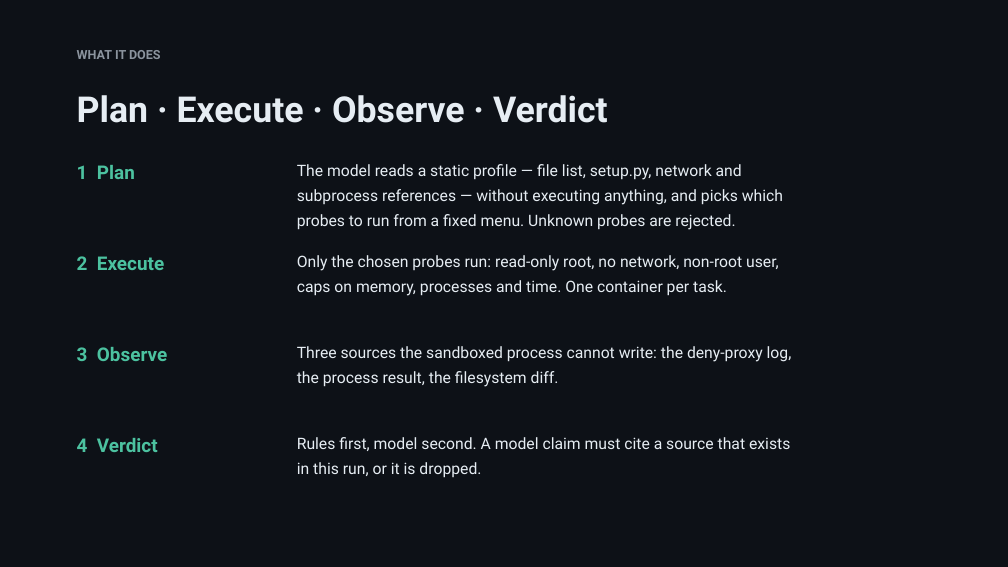
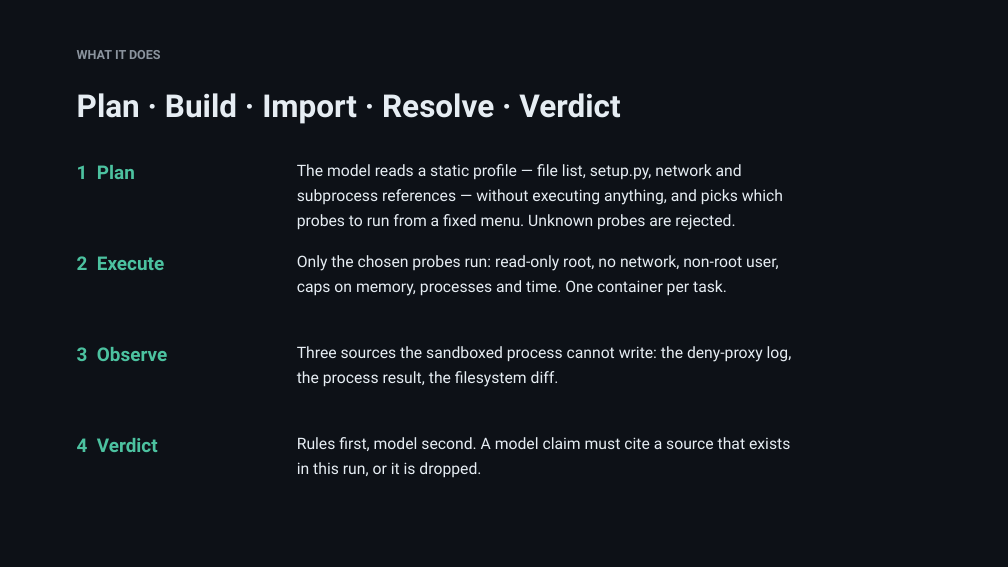
Before and after one commit to derKosi/agent-rush, a slide deck: slide 3 of docs/slides/agent-rush.pptx. Drawn at 1008x567 pixels with LibreOffice and Linux fonts; fonts in the diff are those of the drawing. Boxes give left, top, right and bottom in pixels: in the first picture for what was removed or moved away, otherwise in the second. Text is boxed around its words. In the diff, an @@ line names an element or a change of style, - is before the commit and + after.

Commit message:
docs: a real diagram, a second screenshot, and an honest testing section
The ASCII diagram predated the import and resolve phases; docs/architecture.svg replaces
it and shows all five steps, the three evidence sources and the one container that gets
network.

Second screenshot shows the finding list with sources, including the injection finding.

The Testing section states what 82 tests cover and, more usefully, what they do not: the
container phases are verified by running them (every README result is such a run), the npm
require pass is manual, and nothing has been tested under load. A suite that needs Docker
is a suite that gets skipped.

```diff
--- a/docs/slides/agent-rush.pptx
+++ b/docs/slides/agent-rush.pptx
@@ text at <box>77,93,620,124</box>: text changed; size 34 to 30 pt @@
-Plan · Execute · Observe · Verdict
+Plan · Build · Import · Resolve · Verdict
```
Also in this commit, not shown: 11 other files.
